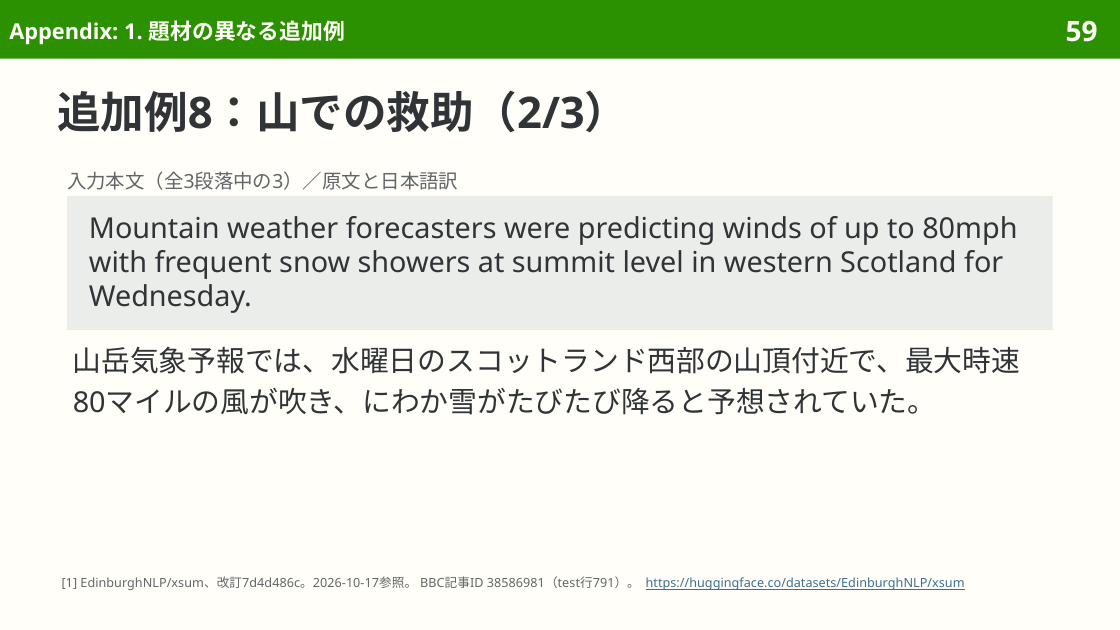
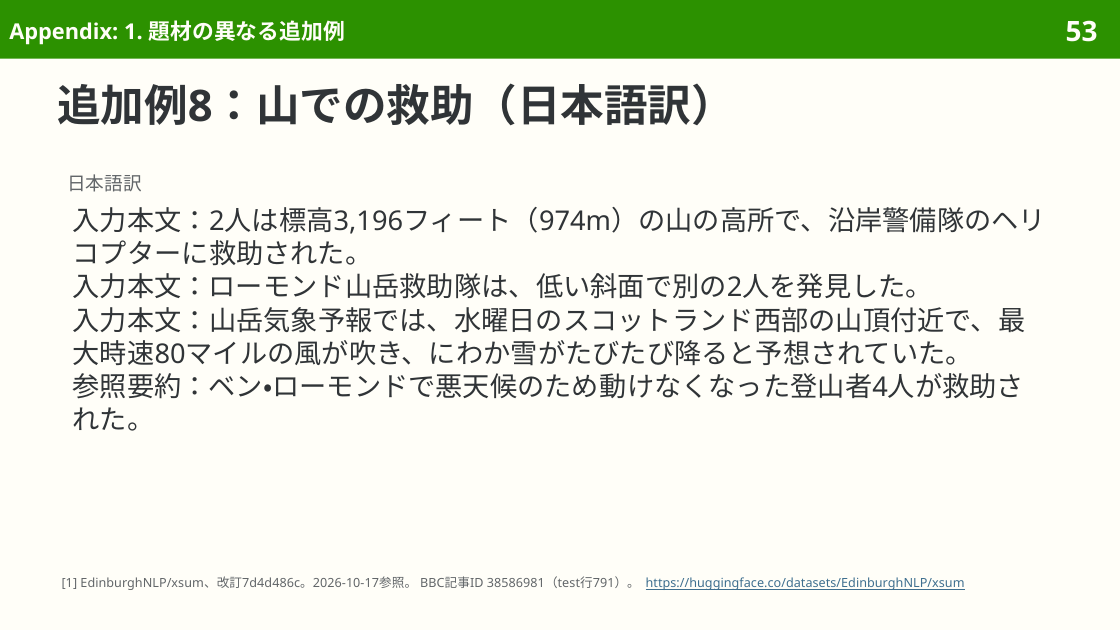
Before and after one commit to sasakiy84/datasets-in-10-minutes, a slide deck: slide 53 of slides/datasets-in-10-minutes-xsum.pptx (slide 59 before the commit). Drawn at 1120x630 pixels with LibreOffice and Linux fonts; fonts in the diff are those of the drawing. Boxes give left, top, right and bottom in pixels: in the first picture for what was removed or moved away, otherwise in the second. Text is boxed around its words. In the diff, an @@ line names an element or a change of style, - is before the commit and + after.

```diff
--- a/slides/datasets-in-10-minutes-xsum.pptx
+++ b/slides/datasets-in-10-minutes-xsum.pptx
@@ page number at box(1066, 20, 1098, 42): text changed @@
-59
+53
@@ title at box(57, 83, 734, 125): text changed @@
-追加例8：山での救助（2/3）
+追加例8：山での救助（日本語訳）
@@ text at box(67, 174, 142, 192): text changed; size 12.5 to 12 pt @@
-入力本文（全3段落中の3）／原文と日本語訳
+日本語訳
@@ rectangle removed at box(67, 196, 1053, 330) @@
-Mountain weather forecasters were predicting winds of up to 80mph with frequent snow showers at summit level in western Scotland for Wednesday.
@@ text at box(73, 207, 1046, 431): text changed; size 18.5 to 17.5 pt @@
-山岳気象予報では、水曜日のスコットランド西部の山頂付近で、最大時速80マイルの風が吹き、にわか雪がたびたび降ると予想されていた。
+入力本文：2人は標高3,196フィート（974m）の山の高所で、沿岸警備隊のヘリコプターに救助された。
+入力本文：ローモンド山岳救助隊は、低い斜面で別の2人を発見した。
+入力本文：山岳気象予報では、水曜日のスコットランド西部の山頂付近で、最大時速80マイルの風が吹き、にわか雪がたびたび降ると予想されていた。
+参照要約：ベン・ローモンドで悪天候のため動けなくなった登山者4人が救助された。
```
Also in this commit, not shown: 25 other slides changed, 9 slides removed, 9 other files.
